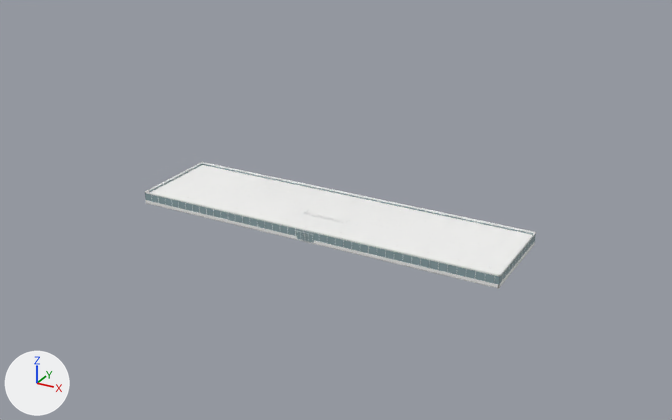
The FBX model unity/KatsushikaCampusDays/Assets/Models/Interiors/research1.fbx as it was, and as the next commit left it.
One viewpoint serves both versions: a 50 mm camera at (152.0, -247.0, 141.0) aimed at (5.0, 19.0, 8.0). The lights are fixed; the arrows at lower left show +X, +Y and +Z. The first picture is the older version. Where no turn or scale is listed for an object, it has been applied to the vertices.

Objects in the first picture: 'wall_research1' and 1 more.
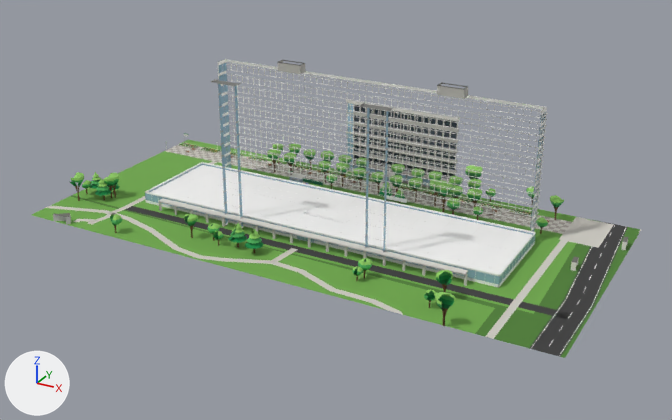
Where the change shows, as pixel boxes (x1, y1, x2, y2) in the pictures (672 x 420 px):
'ext_research1', added: after (32, 59, 641, 358)
'ext_research1_trees', added: after (69, 144, 564, 327)
    faces in mat_leaf_top (green #8ecb63): (71, 144, 564, 305)
    faces in mat_leaf_light (green #4cae5b): (71, 148, 564, 308)
    faces in mat_leaf (green #0d8c45): (69, 151, 561, 309)
    faces in mat_trunk (brown #6b4a2f): (75, 159, 558, 327)
    faces in mat_leaf_dark (dark green #0a6b38): (72, 154, 560, 311)

Edits to the bpy script that builds the scene:
```text
Add ob_ext_research1_trees:
    ob_ext_research1_trees = bpy.data.objects.new('ext_research1_trees', me_ext_research1_trees)  # 5384 vertices, 4811 faces; spans x -98.0..74.0, y -28.0..78.0, z 0.0..12.0; in mat_trunk (brown #6b4a2f), mat_leaf_dark (dark green #0a6b38), mat_leaf (green #0d8c45), mat_leaf_light (green #4cae5b), mat_leaf_top (green #8ecb63)
    ob_ext_research1_trees.location = (0.0, 0.0, 0.0)
Add ob_ext_research1:
    ob_ext_research1 = bpy.data.objects.new('ext_research1', me_ext_research1)  # 15780 vertices, 7737 faces; spans x -101.0..101.0, y -24.0..73.0, z 0.0..54.0; in mat_bg_wall_3 (white #eae7e2), mat_roof_grey (dark grey #6e6e6a), mat_bg_wall_2 (light grey #d1d1d0), mat_stone_dark (grey #a8a49b), mat_stone_light (light grey #cfccc4), mat_plastic_black (grey #8b8b8d), mat_wall_accent_navy (greyish blue #9cacc3), mat_light_panel (white #fffefb), mat_glass_clear (blue #9fc4d8), mat_metal_white (light grey #e2e2de), mat_metal_grey (grey #9a9a96), mat_louver_white (white #edede8), mat_sign_starbucks_green (dark green #006241), mat_sign_familymart_white (white #ffffff), mat_sign_familymart_green (green #009944), mat_sign_familymart_blue (blue #0068b7), mat_concrete_grey (grey #b4b2ac), mat_glass_dark (dark blue #2e3a42), mat_concrete_dark (grey #8a8884), mat_concrete_light (light grey #d8d6d0), mat_wood (brown #9a6b3f), mat_line_white (white #f3f3f1), mat_grass_dark (green #4e7f34), mat_grass (green #6fa84a), mat_asphalt (dark grey #3c3c3c), mat_bed_soil (brown #5a4331), mat_sign_plate (light grey #dededb), mat_tus_green (green #00843d), mat_bin_green (dark green #296638), mat_vending_red (red #c21918), mat_vending_blue (blue #1054b8), mat_flower_leaf (dark green #3e7a2e), mat_flower_yellow (yellow #f2c84b), mat_flower_white (white #f4f1ea), mat_flower_pink (pink #e98fb0), mat_flower_red (red #d9434e)
    ob_ext_research1.location = (0.0, 0.0, 0.0)
```
